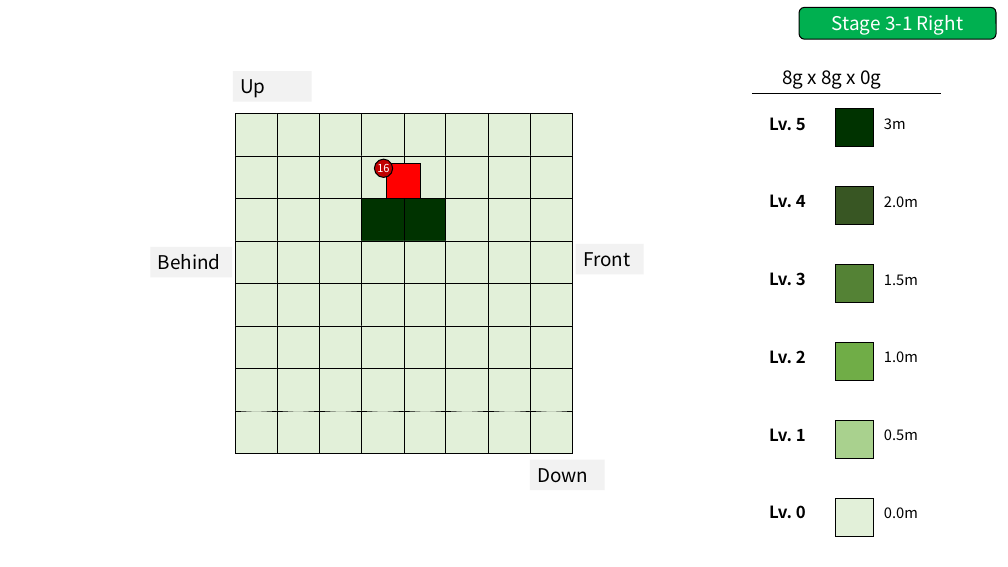
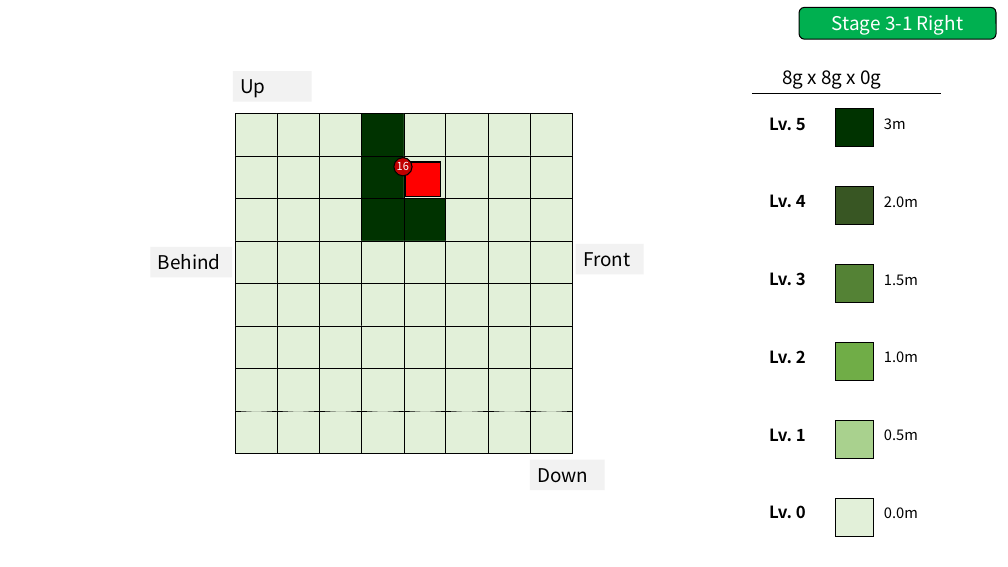
Before and after one commit to GGMGangsterHamster/GangsterHamster, a slide deck: slide 4 of Documents/Gravito_Stage.pptx. Drawn at 1008x567 pixels with LibreOffice and Linux fonts; fonts in the diff are those of the drawing. Boxes give left, top, right and bottom in pixels: in the first picture for what was removed or moved away, otherwise in the second. Text is boxed around its words. In the diff, an @@ line names an element or a change of style, - is before the commit and + after.

```diff
--- a/Documents/Gravito_Stage.pptx
+++ b/Documents/Gravito_Stage.pptx
@@ rectangle at (361,113,404,156): fill #E2F0D9 to #003300 @@
@@ rectangle at (361,156,404,198): fill #E2F0D9 to #003300 @@
@@ text "16": place and size @@
-text "16" at (377,160,389,175)
+text "16" at (397,159,409,174)
@@ ellipse: place and size @@
-ellipse at (374,160,392,178)
+ellipse at (394,157,412,175)
@@ rectangle: place and size @@
-rectangle at (386,163,421,198)
+rectangle at (405,162,440,197)
```
Also in this commit, not shown: 1 other slide changed.
